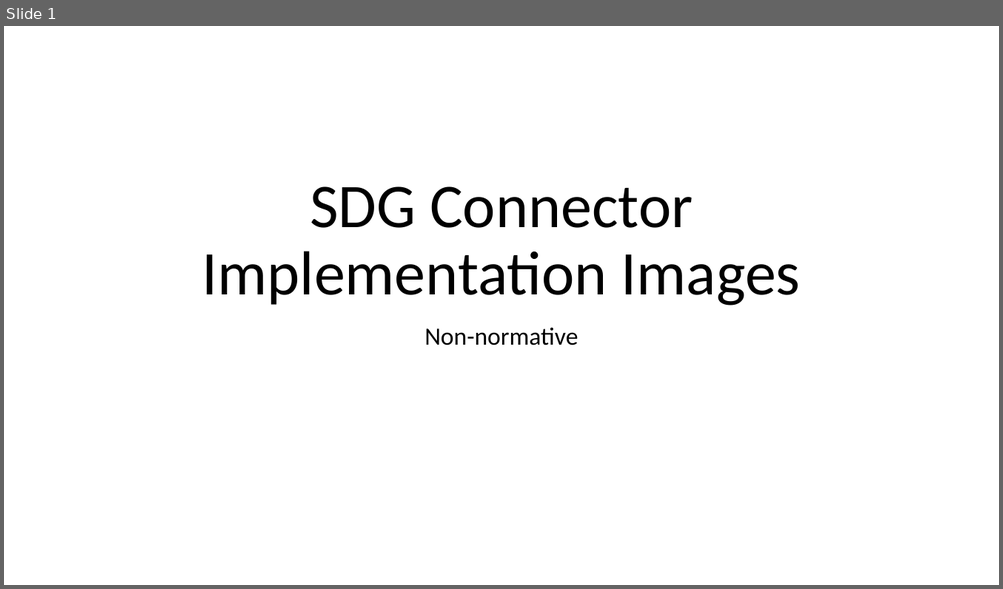
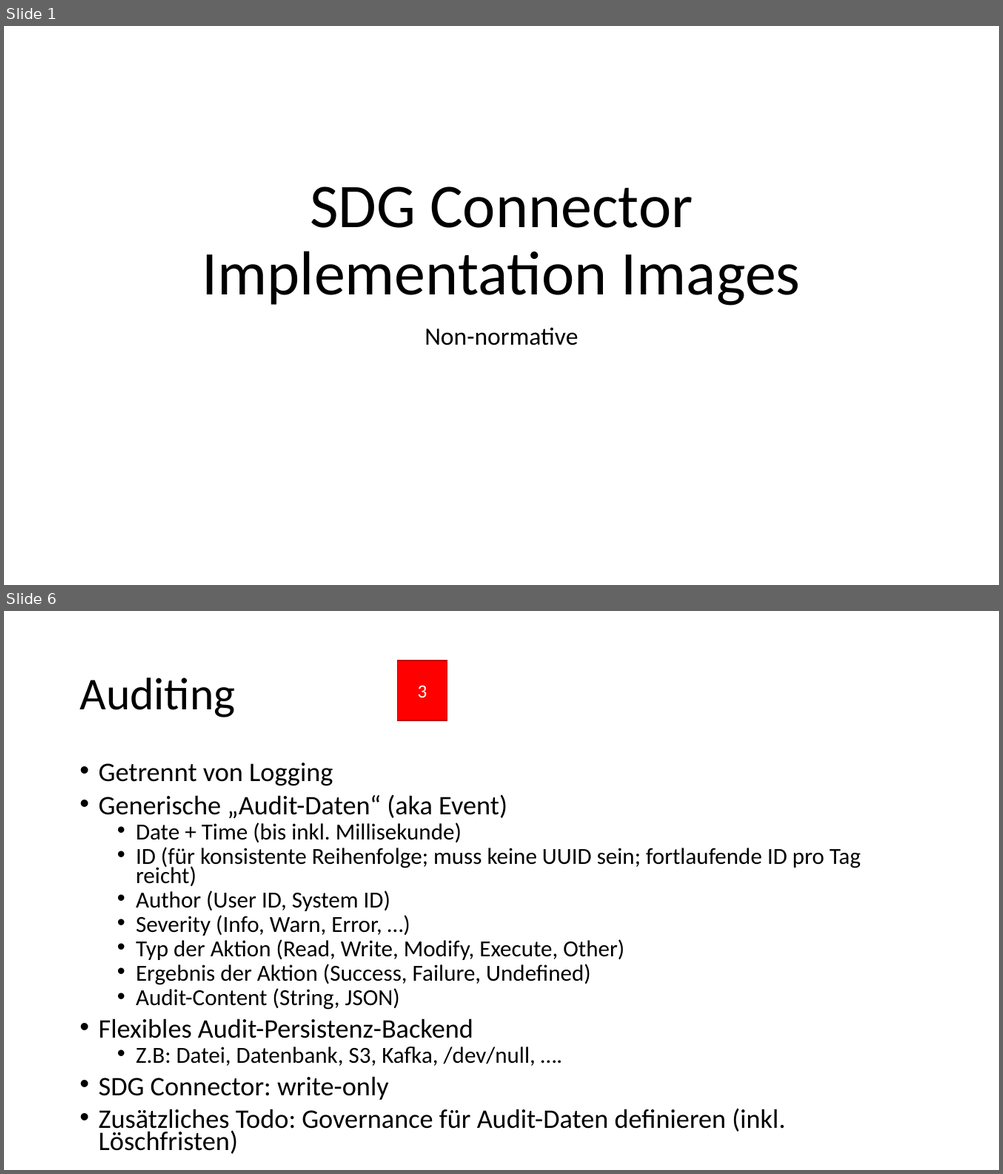
Before and after one commit to Governikus/SDG-shared-commons, a slide deck: docs/SDG Connector Implementation.pptx. Shown one above the other, each under a label of ours: slide 1 before the commit, slides 1 and 6 after it; the slides between them are not shown. The pictures are 1003x589 and 1003x1174 pixels, drawn with LibreOffice and Linux fonts; fonts in the diff are those of the drawing. Boxes give left, top, right and bottom in pixels: in the first picture for what was removed or moved away, otherwise in the second. Text is boxed around its words. In the diff, an @@ line names an element or a change of style, - is before the commit and + after.

```diff
--- a/docs/SDG Connector Implementation.pptx
+++ b/docs/SDG Connector Implementation.pptx
@@ slide 6 added at box(4, 611, 999, 1170), background #FFFFFF @@
@@ rectangle added at box(397, 661, 447, 721), fill #FF0000, outline #C00000 1 pt, 18 pt, text #FFFFFF @@
+3
@@ title added at box(79, 678, 235, 718), 44 pt, text #000000 @@
+Auditing
@@ text added at box(99, 763, 860, 1154), 22.2 pt, text #000000 @@
+• Getrennt von Logging
+• Generische „Audit-Daten“ (aka Event)
+  • Date + Time (bis inkl. Millisekunde)
+  • ID (für konsistente Reihenfolge; muss keine UUID sein; fortlaufende ID pro Tag reicht)
+  • Author (User ID, System ID)
+  • Severity (Info, Warn, Error, …)
+  • Typ der Aktion (Read, Write, Modify, Execute, Other)
+  • Ergebnis der Aktion (Success, Failure, Undefined)
+  • Audit-Content (String, JSON)
+• Flexibles Audit-Persistenz-Backend
+  • Z.B: Datei, Datenbank, S3, Kafka, /dev/null, ….
+• SDG Connector: write-only
+• Zusätzliches Todo: Governance für Audit-Daten definieren (inkl. Löschfristen)
```
Also in this commit, not shown: 1 slide changed, 6 other slides added.
